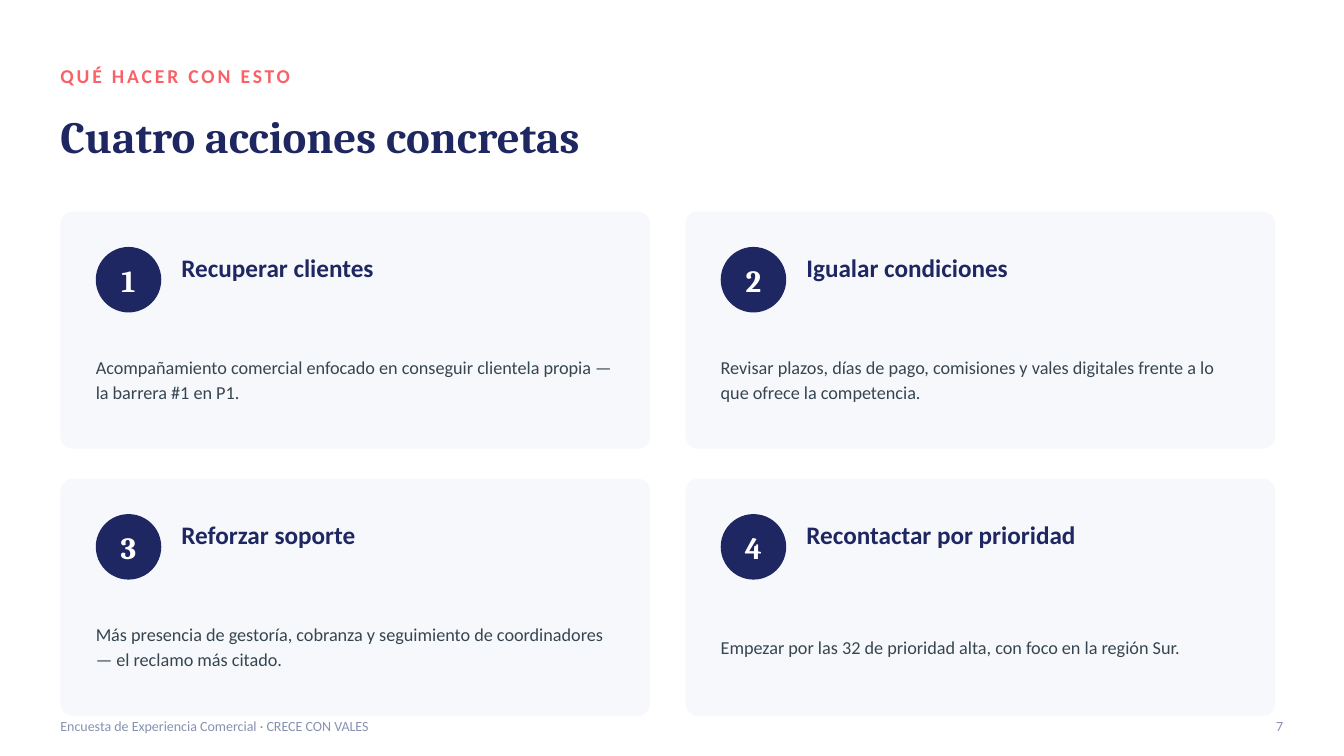
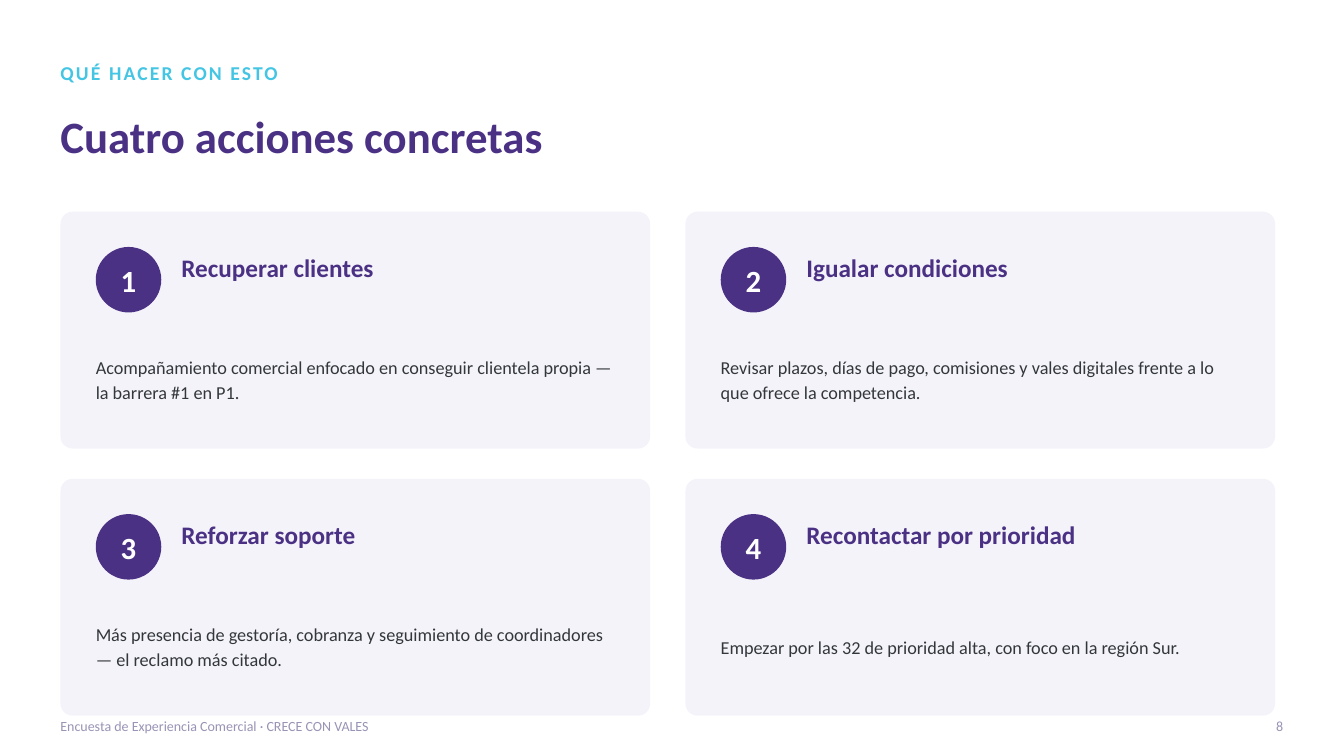
Before and after one commit to marifercc/cvv-encuestas-distribuidoras, a slide deck: slide 8 of presentaciones/insights_distribuidoras.pptx (slide 7 before the commit). Drawn at 1344x756 pixels with LibreOffice and Linux fonts; fonts in the diff are those of the drawing. Boxes give left, top, right and bottom in pixels: in the first picture for what was removed or moved away, otherwise in the second. Text is boxed around its words. In the diff, an @@ line names an element or a change of style, - is before the commit and + after.

```diff
--- a/presentaciones/insights_distribuidoras.pptx
+++ b/presentaciones/insights_distribuidoras.pptx
@@ text "QUÉ HACER CON ESTO" at box(230, 67, 277, 80): text colour #F96167 to #44C5E3, letter spacing 2 to 1.5 pt @@
@@ text "Cuatro acciones concretas" at box(60, 121, 542, 154): font Cambria to Calibri, text colour #1E2761 to #4A3184 @@
@@ fill #F7F8FC to #F5F3FA in 4 elements at box(60, 212, 650, 449), box(686, 212, 1275, 449), box(60, 479, 650, 716), box(686, 479, 1275, 716) @@
@@ text colour #1E2761 to #4A3184 in 4 elements at box(181, 259, 374, 281), box(806, 259, 1008, 282), box(181, 526, 356, 548), box(806, 526, 1076, 548) @@
@@ font Cambria to Calibri in 4 elements at box(121, 272, 137, 292), box(746, 272, 762, 292), box(121, 539, 137, 560), box(746, 539, 762, 559) @@
@@ fill #1E2761 to #4A3184 in 4 elements at box(96, 247, 161, 313), box(721, 247, 786, 313), box(96, 514, 161, 580), box(721, 514, 786, 580) @@
@@ text colour #36454F to #32373C in 4 elements at box(96, 361, 592, 399), box(721, 361, 1214, 402), box(96, 628, 603, 666), box(721, 641, 1180, 657) @@
@@ text "Encuesta de Experiencia Comercial · ..." at box(60, 721, 368, 733): text colour #8892B0 to #9A93B5 @@
@@ text at box(1276, 721, 1283, 731): text changed; text colour #8892B0 to #9A93B5 @@
-7
+8
```
Also in this commit, not shown: 7 other slides changed, 1 slide added.
